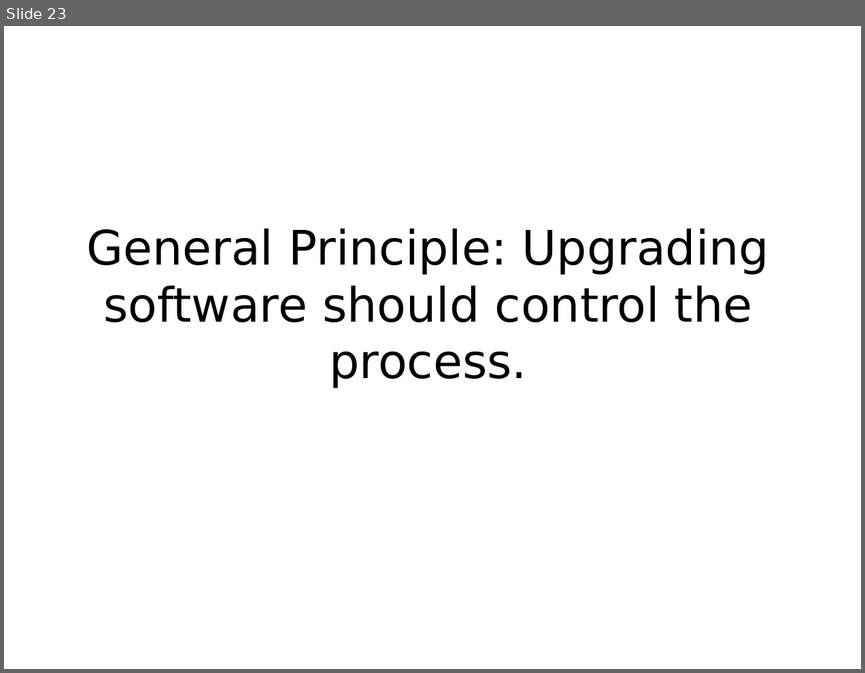
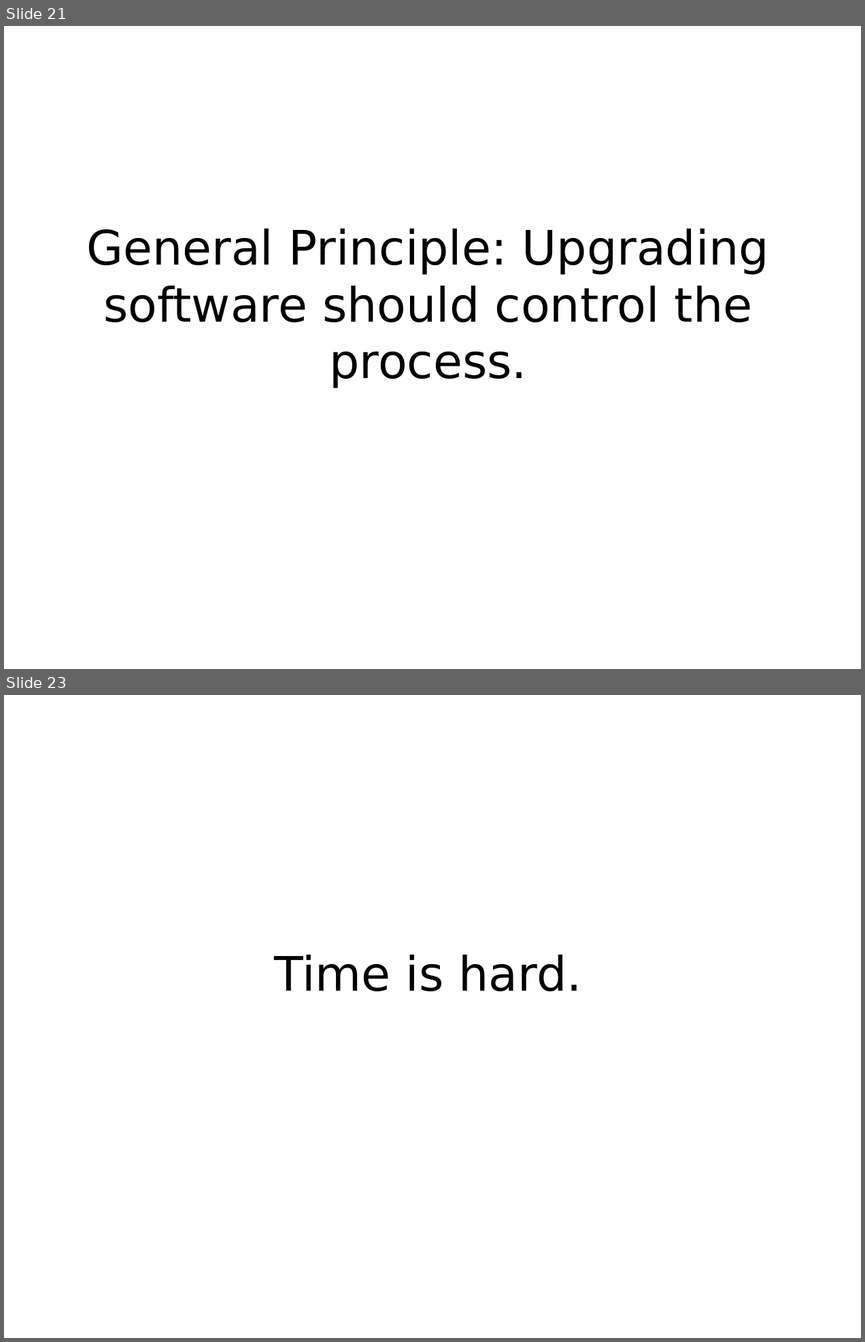
Before and after one commit to mkohler/embedded_python_presentation, a slide deck: embedded_python.odp. Shown one above the other, each under a label of ours: slide 23 before the commit, slides 21 and 23 after it; the slides between them are not shown. The pictures are 865x673 and 865x1342 pixels, drawn with LibreOffice and Linux fonts; fonts in the diff are those of the drawing. Boxes give left, top, right and bottom in pixels: in the first picture for what was removed or moved away, otherwise in the second. Text is boxed around its words. In the diff, an @@ line names an element or a change of style, - is before the commit and + after.

```diff
--- a/embedded_python.odp
+++ b/embedded_python.odp
@@ slide 23 added at <box>4,695,861,1338</box>, background #FFFFFF @@
@@ title added at <box>275,955,582,991</box>, 44 pt, text #000000 @@
+Time is hard.
@@ what was slide 23 is now slide 21 @@
```
Also in this commit, not shown: 1 slide changed, 8 other slides added, 6 slides removed.
